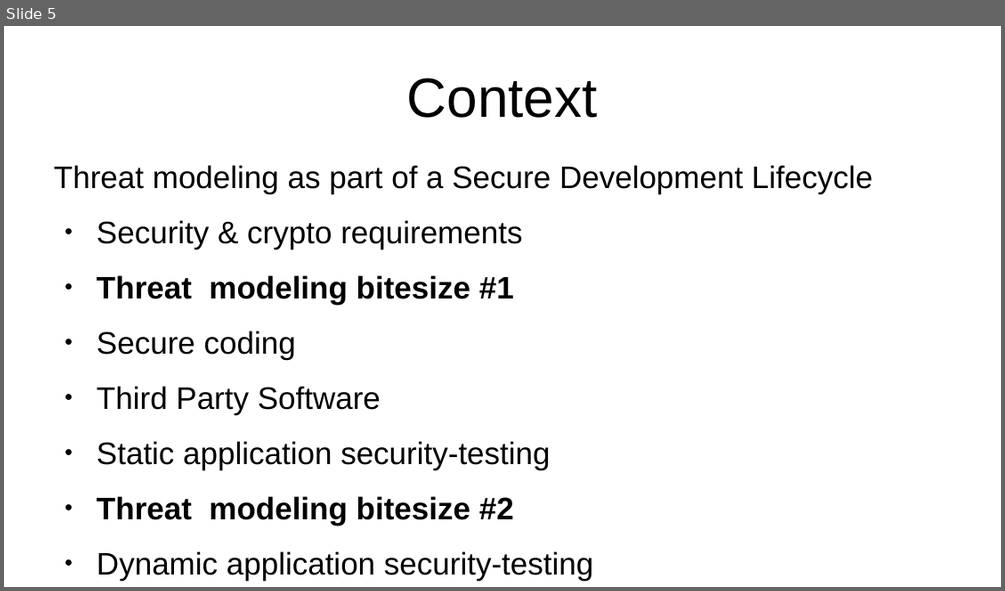
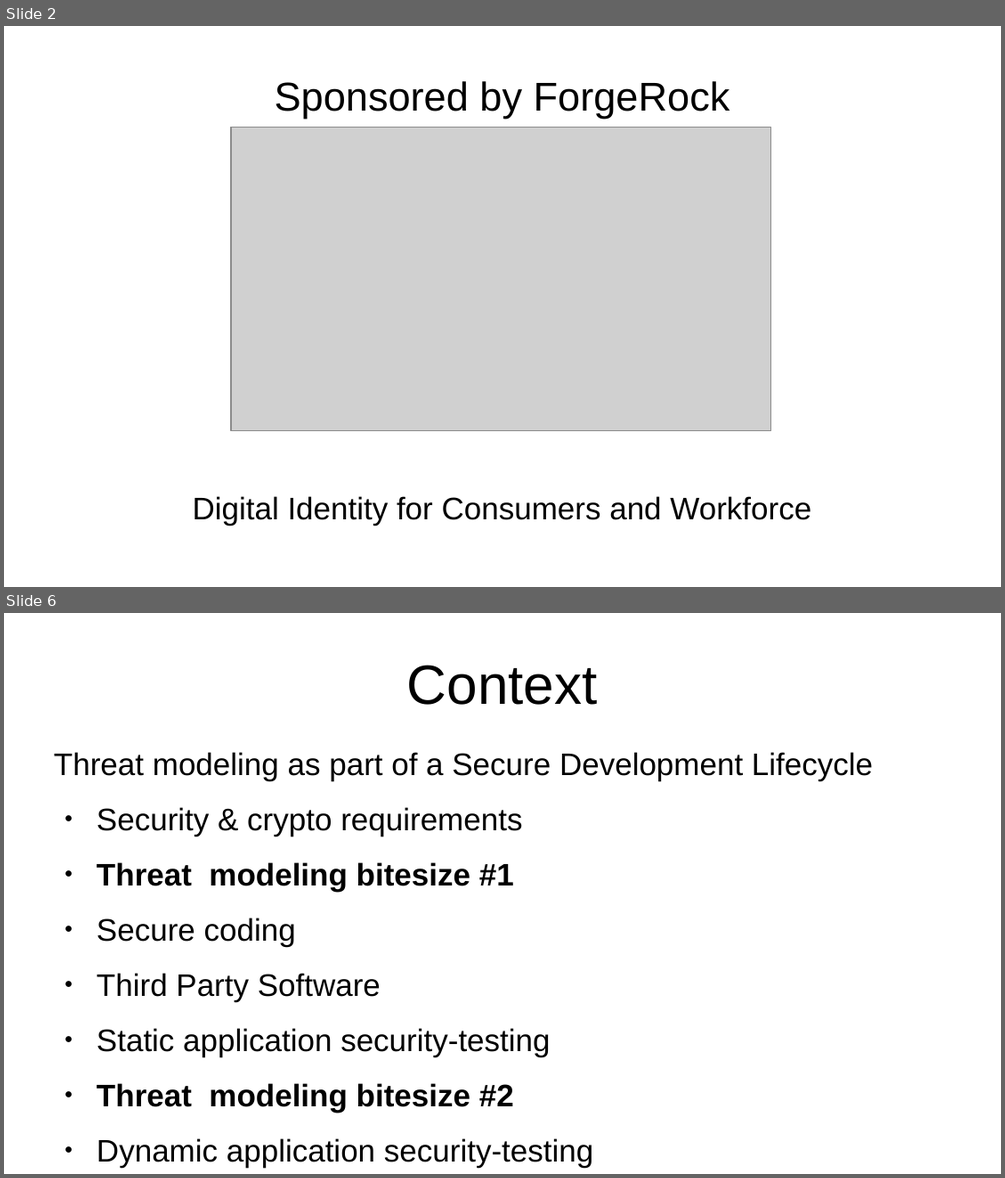
Before and after one commit to threatdragon/threatdragon.github.io, a slide deck: public/downloads/enter-the-dragon.odp. Shown one above the other, each under a label of ours: slide 5 before the commit, slides 2 and 6 after it; the slides between them are not shown. The pictures are 1005x591 and 1005x1178 pixels, drawn with LibreOffice and Linux fonts; fonts in the diff are those of the drawing; grey boxes stand for pictures. Boxes give left, top, right and bottom in pixels: in the first picture for what was removed or moved away, otherwise in the second. Text is boxed around its words. In the diff, an @@ line names an element or a change of style, - is before the commit and + after.

```diff
--- a/public/downloads/enter-the-dragon.odp
+++ b/public/downloads/enter-the-dragon.odp
@@ slide 2 added at bbox=[4, 26, 1001, 587], background #FFFFFF @@
@@ title added at bbox=[275, 81, 730, 119], 32 pt, text #000000 @@
+Sponsored by ForgeRock
@@ picture added at bbox=[231, 127, 771, 431] @@
@@ text added at bbox=[193, 496, 811, 525], 24.8 pt, text #000000 @@
+Digital Identity for Consumers and Workforce
@@ what was slide 5 is now slide 6 @@
```
Also in this commit, not shown: 5 slides changed, 2 other files.
